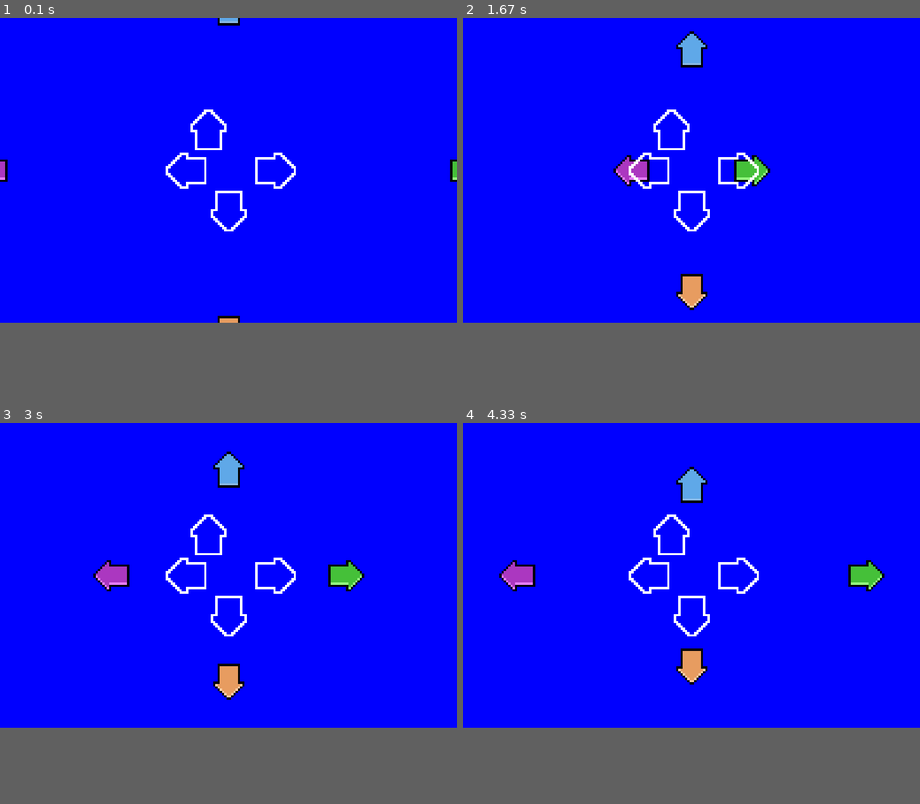
Above: before the commit, frames 1-4 (two rows, left to right).
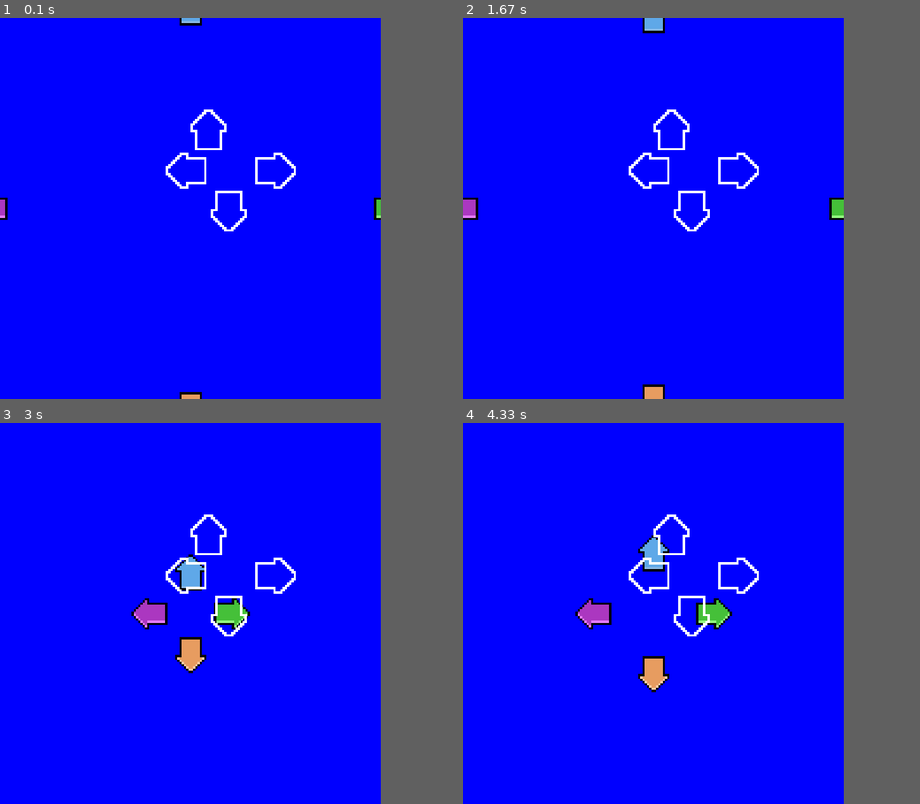
Above: after the commit, the same moments.

Repository: EnzoLuidge/PyGame
Game: pygame game, started from Jogo.py
Two runs of this game, one before a commit and one after it. Both use one fixed random seed, a clock stepped at 60 frames per second and the inputs below.
Inputs:
- Up to frame 1 (0.1 s): no input
- Up to frame 2 (1.67 s): no input
- Up to frame 3 (3 s): no input
- Up to frame 4 (4.33 s): no input
In our replay, the window is 720x480 before the commit and 600x600 after it. These sizes can differ from the game's own. Grey fills any space a smaller window leaves; there, only what the larger window draws over its background counts as a difference.

The runs differ from the first frame. In frame 1, 0.7% of the frame differs, in the area x 0-100%, y 0-100%; in frame 2, 2.4%; in frame 3, 3.4%; in frame 4, 3.4%, in the area x 7-93%, y 11-71%.

Commit message:
As setas são posicionadas em função da tela

Diff:
--- a/Jogo.py
+++ b/Jogo.py
@@ -5,8 +5,8 @@
 
 
 #Gera a tela
-WIDTH = 720
-HEIGHT = 480
+WIDTH = 600
+HEIGHT = 600
 window = pygame.display.set_mode((WIDTH, HEIGHT))
 pygame.display.set_caption('Guitarzao')
 
@@ -49,29 +49,29 @@
         self.image = assets['left']
         self.rect = self.image.get_rect()
         self.rect.x = -button_width
-        self.rect.y = 240-button_height/2
+        self.rect.centery = HEIGHT/2
         self.speedx = 3
         self.speedy = 3
 
     def update(self):
         # Atualizando a posição da seta
         self.rect.x += self.speedx
-        if self.rect.x >= 265:
+        if self.rect.centerx >= WIDTH/2-button_width:
             self.rect.x = -button_width
 
 class seta_up(pygame.sprite.Sprite):
     def __init__(self):
         self.image = assets['up']
         self.rect = self.image.get_rect()
-        self.rect.x = 360-button_height/2
-        self.rect.y = -button_width
+        self.rect.centerx = WIDTH/2
+        self.rect.y = -button_height
         self.speedx = 3
         self.speedy = 3
 
     def update(self):
         # Atualizando a posição da seta
         self.rect.y += self.speedy
-        if self.rect.y >= 150:
+        if self.rect.centery >= HEIGHT/2-button_height:
             self.rect.y = -button_width
 
 class seta_right(pygame.sprite.Sprite):
@@ -79,30 +79,30 @@
         self.image = assets['right']
         self.rect = self.image.get_rect()
         self.rect.x = WIDTH
-        self.rect.y = 240-button_height/2
+        self.rect.centery = WIDTH/2
         self.speedx = 3
         self.speedy = 3
 
     def update(self):
         # Atualizando a posição da seta
         self.rect.x -= self.speedx
-        if self.rect.x <= 390:
+        if self.rect.centerx <= WIDTH/2+button_width:
             self.rect.x = WIDTH
 
 class seta_down(pygame.sprite.Sprite):
     def __init__(self):
         self.image = assets['down']
         self.rect = self.image.get_rect()
-        self.rect.x = 360-button_height/2
-        self.rect.y = 480
+        self.rect.centerx = WIDTH/2
+        self.rect.y = HEIGHT
         self.speedx = 3
         self.speedy = 3
 
     def update(self):
         # Atualizando a posição da seta
         self.rect.y -= self.speedy
-        if self.rect.y <= 265:
-            self.rect.y = 480
+        if self.rect.centery <= HEIGHT/2+button_height:
+            self.rect.y = HEIGHT
 
 class seta_left_space(pygame.sprite.Sprite):
     def __init__(self):
